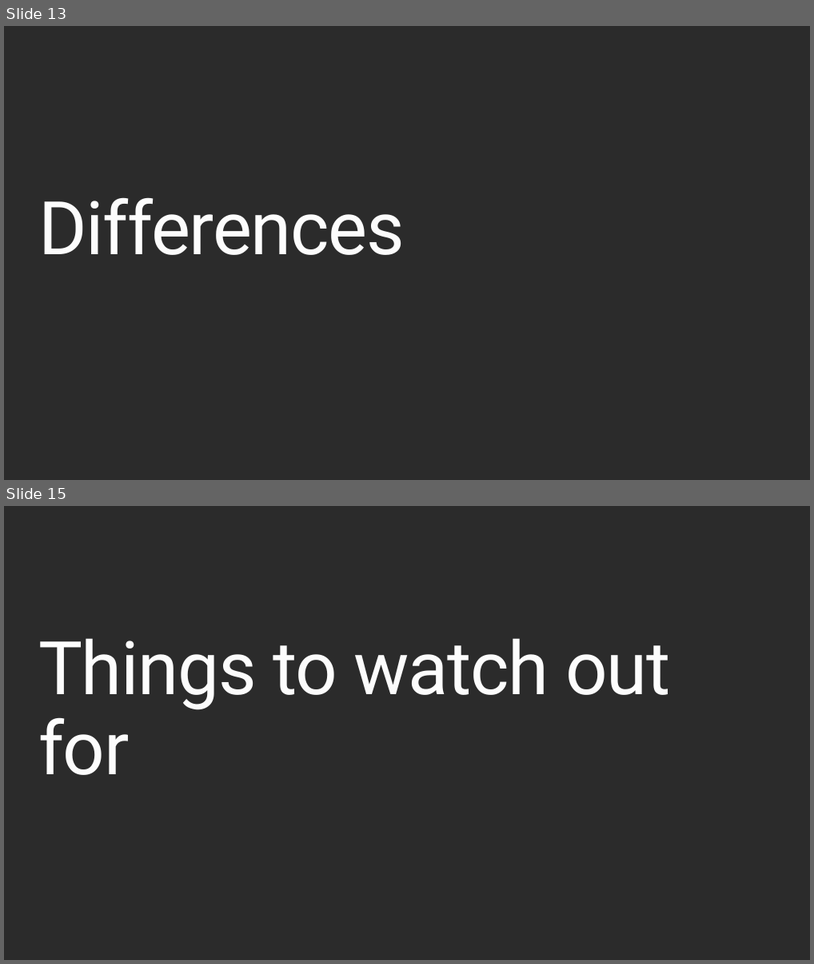
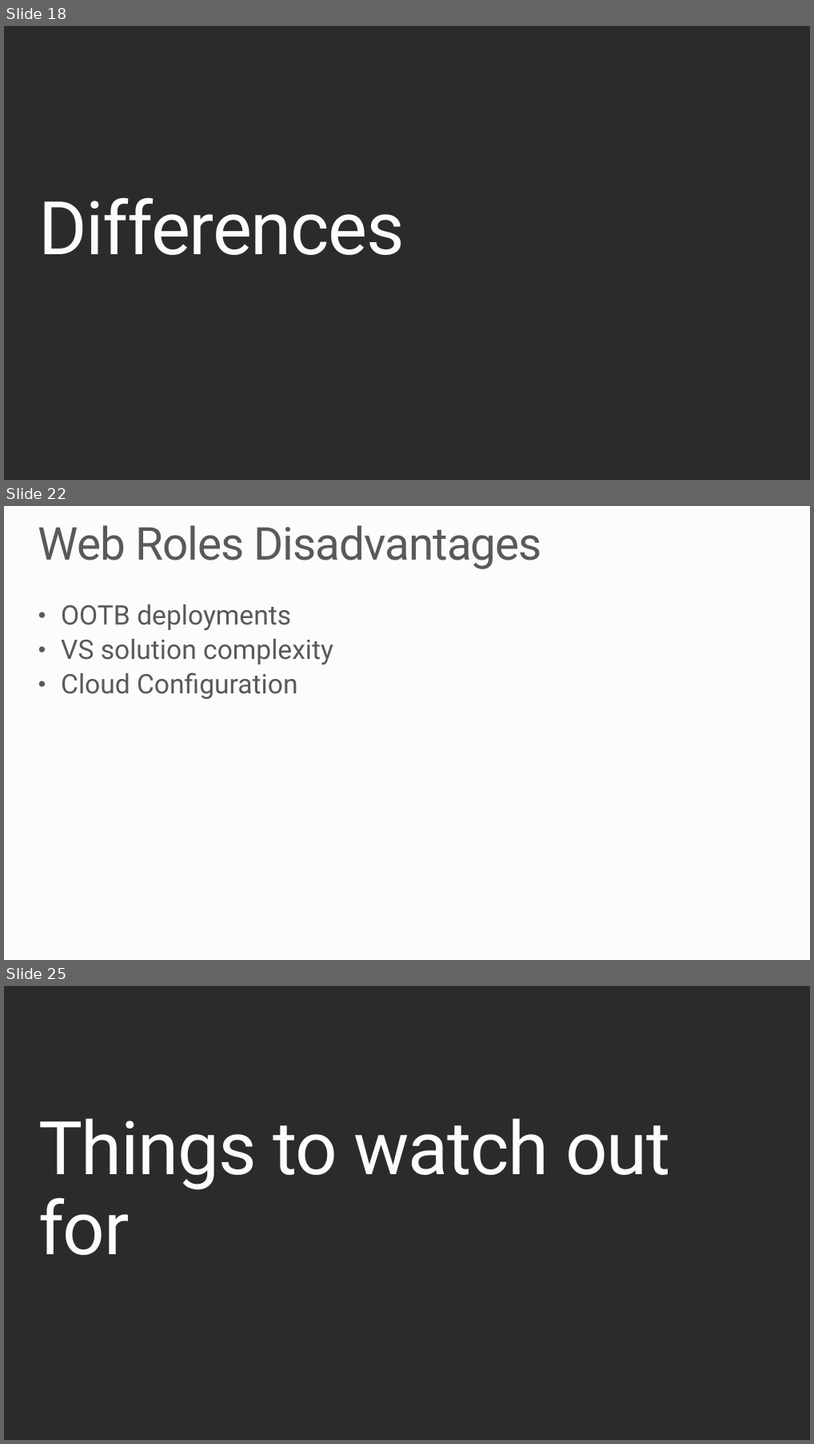
Before and after one commit to robdmoore/AzureWebAppsPresentation, a slide deck: Presentation.pptx. Shown one above the other, each under a label of ours: slides 13 and 15 before the commit, slides 18, 22 and 25 after it; the slides between them are not shown. The pictures are 814x964 and 814x1444 pixels, drawn with LibreOffice and Linux fonts; fonts in the diff are those of the drawing; background and template pictures are left out; a plain dark background stands for a picture behind light text. Boxes give left, top, right and bottom in pixels: in the first picture for what was removed or moved away, otherwise in the second. Text is boxed around its words. In the diff, an @@ line names an element or a change of style, - is before the commit and + after.

```diff
--- a/Presentation.pptx
+++ b/Presentation.pptx
@@ slide 22 added at box(4, 506, 810, 960), background #FCFCFC @@
@@ title added at box(38, 525, 542, 569), 54 pt, text #595959 @@
+Web Roles Disadvantages
@@ text added at box(61, 604, 334, 699), 32 pt, text #595959 @@
+• OOTB deployments
+• VS solution complexity
+• Cloud Configuration
@@ what was slide 13 is now slide 18 @@
@@ what was slide 15 is now slide 25 @@
```
Also in this commit, not shown: 2 slides changed, 17 other slides added, 5 slides removed.
